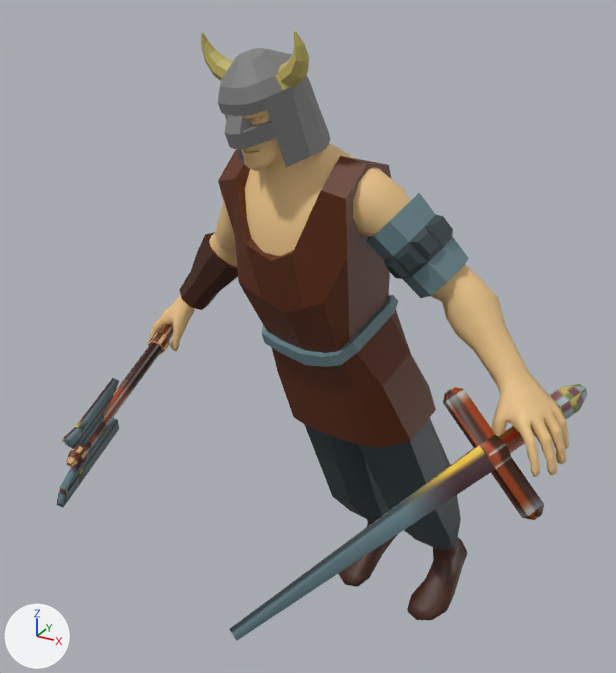
The COLLADA model res/models/player/sword/player_run_sword.dae, before and after one commit.
Camera for both pictures: a 50 mm lens placed at (12.0, -24.3, 23.3), pointed at (-0.5, -1.7, 12.0). Lighting does not change. The marker at lower left points along +X, +Y and +Z. Vertices at the same position are counted once.

In view in the first picture: 'body'.
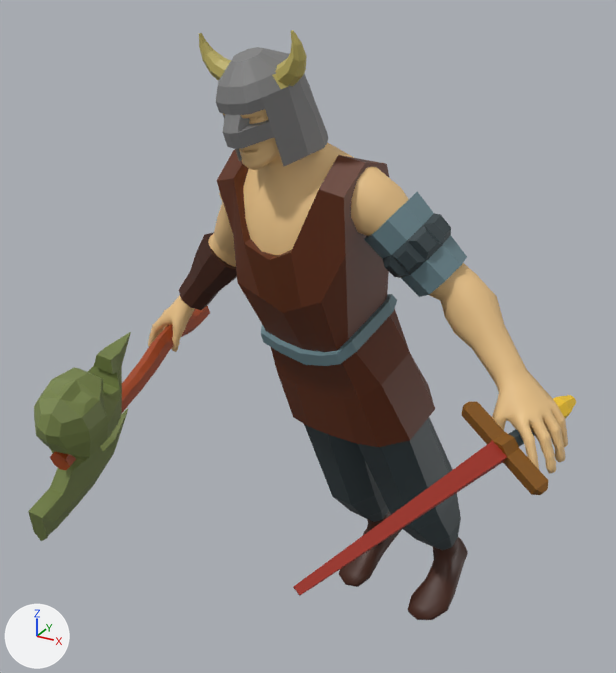
Changed parts and their boxes (x1, y1, x2, y2) in the pictures (616 x 673 px; the box of a moved part takes in the faces that stretch with it):
'body', reshaped, moved, turned
    before: (56, 31, 588, 641)
    after: (28, 30, 576, 620)
part 1 of me_bodymesh, rebuilt (21% narrower, 22% shorter)
    before: (229, 384, 588, 641)
    after: (293, 395, 576, 596)
part 2 of me_bodymesh, added (green)
    after: (28, 332, 131, 541)
part 3 of me_bodymesh, moved or reshaped
    before: (56, 325, 173, 508)
    after: (50, 306, 210, 470)

What the commit changed:
me_bodymesh is used by ob_body; location (1.49, 4.01, -0.32); rotation (-1.224, -0.0583, -0.208), in degrees (-70, -3.3, -12); scale (-100.0, 100.0, 100.0).
me_bodymesh had 3571 vertices, 6815 faces and spanned x -0.087..0.087, y -0.233..0.0, z -0.106..0.022.
me_bodymesh now has 3781 vertices, 7231 faces and spans x -0.088..0.088, y -0.233..0.0, z -0.105..0.022.
me_bodymesh part 1: the loose piece of 62 vertices spanning x -0.087..-0.04, y -0.135..-0.105, z -0.106..0.01 is rebuilt with 62 vertices and now spans x -0.088..-0.056, y -0.133..-0.113, z -0.093..0.006.
me_bodymesh part 2: a new loose piece of 160 vertices spanning x 0.04..0.076, y -0.15..-0.091, z -0.105..-0.041, in mat_material_001 (picture img_viking_png).
me_bodymesh part 3: 1 vertex moved within x 0.055, y -0.12, z -0.085; 119 vertices removed from x 0.046..0.087, y -0.137..-0.104, z -0.094..0.01; 169 vertices added at x 0.052..0.088, y -0.128..-0.108, z -0.088..0.008.
Object 'body' (ob_body) moves from (1.49, 4.01, -0.32) to (1.51, 4.0, -0.3).
Object 'body' (ob_body) turns from (-70, -3.3, -12) to (-70, -3.6, -12) degrees about x, y and z.
